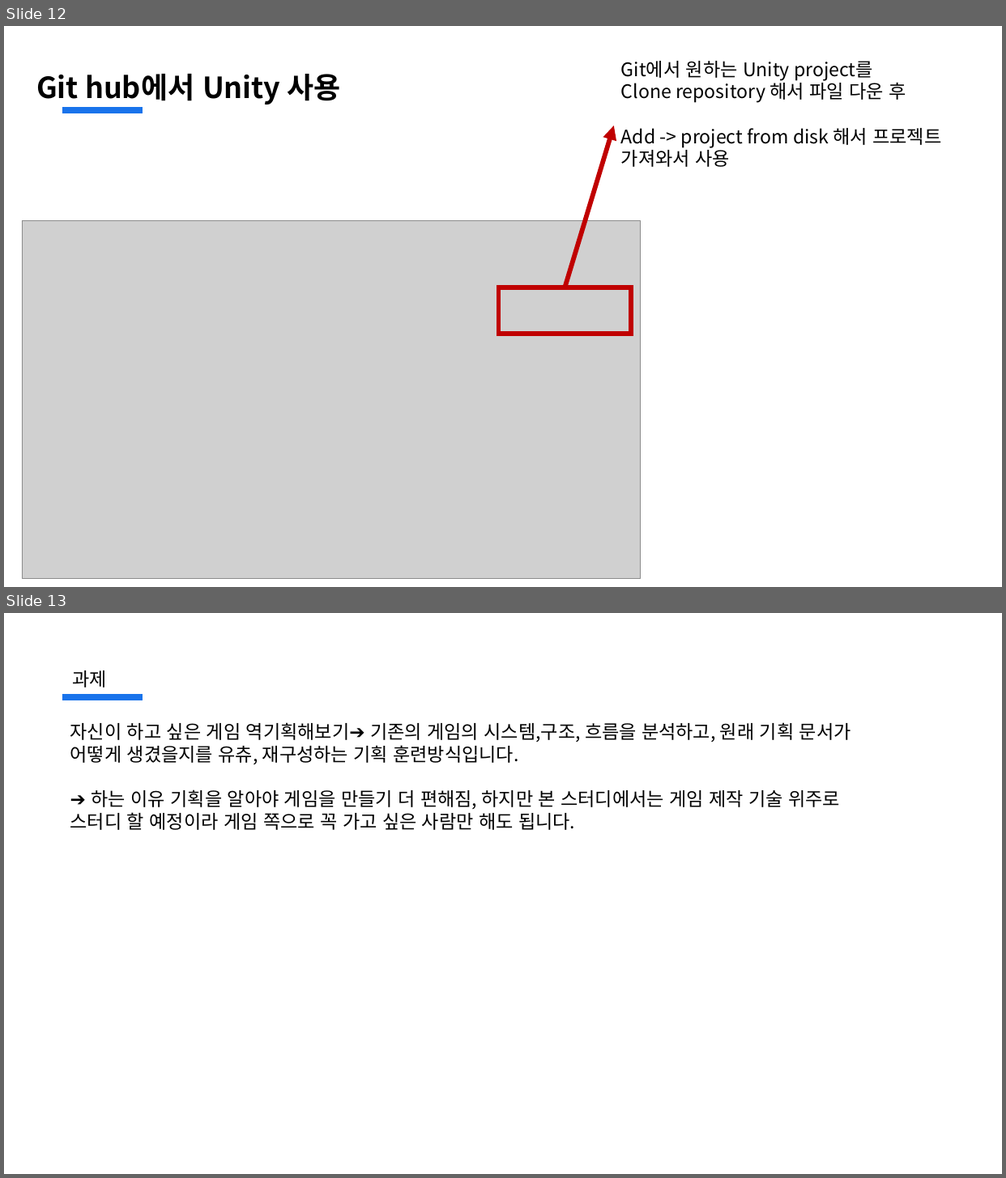
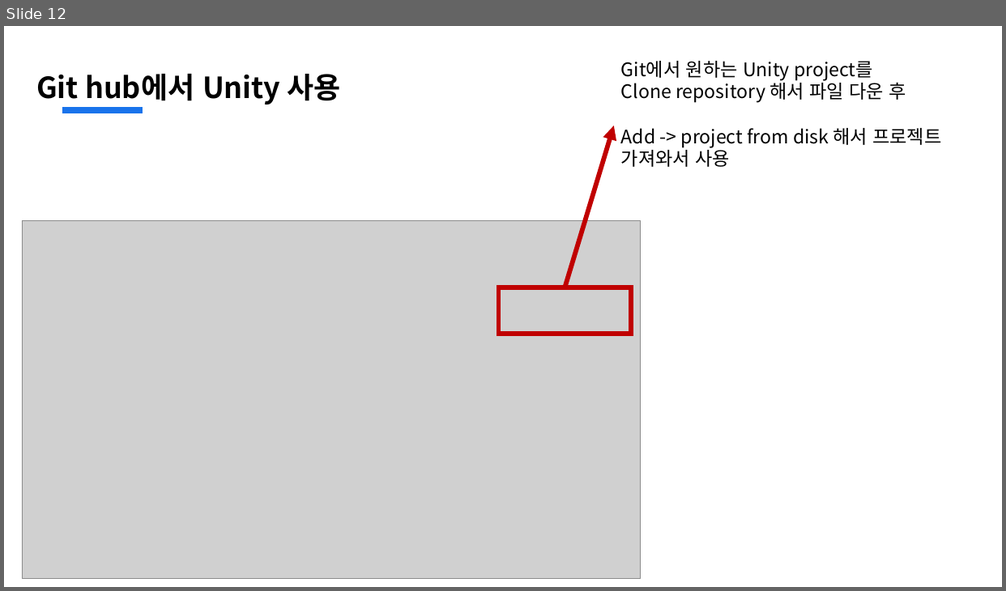
Before and after one commit to jsjin01/MJsec_Unity_Mentoring, a slide deck: MJsec_게임 개발 멘토링/MJsec_1주차.pptx. Shown one above the other, each under a label of ours: slides 12 and 13 before the commit, slide 12 after it. The pictures are 1006x1178 and 1006x591 pixels, drawn with LibreOffice and Linux fonts; fonts in the diff are those of the drawing; grey boxes stand for pictures. Boxes give left, top, right and bottom in pixels: in the first picture for what was removed or moved away, otherwise in the second. Text is boxed around its words. In the diff, an @@ line names an element or a change of style, - is before the commit and + after.

```diff
--- a/MJsec_게임 개발 멘토링/MJsec_1주차.pptx
+++ b/MJsec_게임 개발 멘토링/MJsec_1주차.pptx
@@ slide 13 removed at <box>4,613,1002,1174</box>, background #FFFFFF; not listed: 1 template element that a slide beside it also shows @@
@@ text removed at <box>72,671,107,688</box> @@
-과제
@@ text removed at <box>70,722,851,830</box> @@
-자신이 하고 싶은 게임 역기획해보기➔ 기존의 게임의 시스템,구조, 흐름을 분석하고, 원래 기획 문서가 어떻게 생겼을지를 유츄, 재구성하는 기획 훈련방식입니다.
-➔ 하는 이유 기획을 알아야 게임을 만들기 더 편해짐, 하지만 본 스터디에서는 게임 제작 기술 위주로 스터디 할 예정이라 게임 쪽으로 꼭 가고 싶은 사람만 해도 됩니다.
```
Also in this commit, not shown: 1 slide changed, 27 other files.
